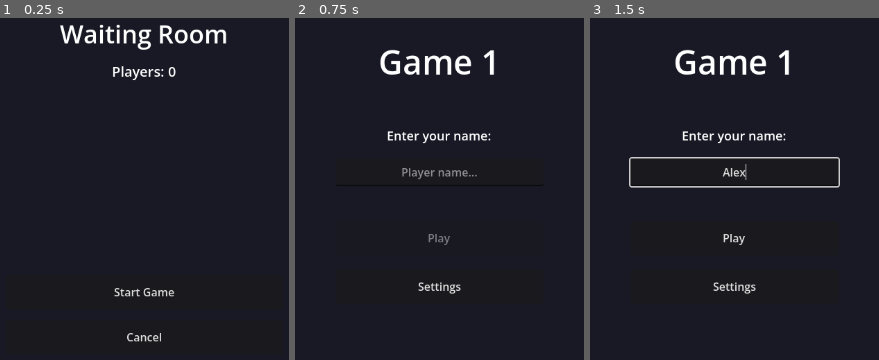
Above: before the commit, frames 1-3 (left to right).
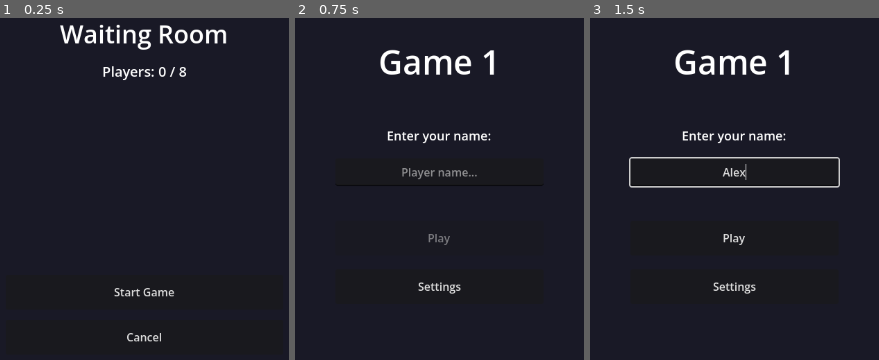
Above: after the commit, the same moments.

Repository: chomey/wairio-ware
Game: Godot game, scene res://scenes/waiting_room.tscn
The game is run twice, just before and just after one commit, with the same random seed, the same clock (stepped at 60 frames per second) and the same inputs. This scene is started directly instead of the project's main scene.
Inputs (mouse positions are in pixels of both pictures, inside the frame that each line leads up to):
- Up to frame 1 (0.25 s): no input
- Up to frame 2 (0.75 s): click "Cancel" at 0.5 s
- Up to frame 3 (1.5 s): click (734, 171) at 1.27 s; type "Alex" at 1.35 s

The runs differ from the first frame. In frame 1, 0.6% of the frame differs, in the area x 35-65%, y 14-19%; in frame 2, nothing differs; in frame 3, nothing differs.

Commit message:
feat: Task 2 - Waiting room with interactive player list and cancel support
Co-Authored-By: Claude Opus 4.6 <noreply@anthropic.com>

Diff:
--- a/scripts/waiting_room.gd
+++ b/scripts/waiting_room.gd
@@ -3,10 +3,13 @@
 @onready var player_count_label: Label = $CenterContainer/VBoxContainer/PlayerCount
 @onready var player_list: VBoxContainer = $CenterContainer/VBoxContainer/PlayerList
 @onready var start_button: Button = $CenterContainer/VBoxContainer/StartButton
+@onready var cancel_button: Button = $CenterContainer/VBoxContainer/CancelButton
 
 
 func _ready() -> void:
 	GameManager.players_changed.connect(_update_player_list)
+	multiplayer.peer_disconnected.connect(_on_peer_disconnected)
+	multiplayer.server_disconnected.connect(_on_server_disconnected)
 	# Only the server (host) can start the game
 	start_button.visible = multiplayer.is_server()
 	_update_player_list()
@@ -17,15 +20,37 @@
 	for child in player_list.get_children():
 		child.queue_free()
 
-	var count := GameManager.players.size()
-	player_count_label.text = "Players: %d" % count
+	var count: int = GameManager.players.size()
+	player_count_label.text = "Players: %d / %d" % [count, GameManager.MAX_PLAYERS]
 
-	for id in GameManager.players:
+	for id: int in GameManager.players:
+		var hbox := HBoxContainer.new()
+		hbox.alignment = BoxContainer.ALIGNMENT_CENTER
+
 		var label := Label.new()
-		label.text = GameManager.players[id]["name"]
+		var display_name: String = GameManager.players[id]["name"]
+		if id == 1:
+			display_name += "  [Host]"
+		label.text = display_name
 		label.horizontal_alignment = HORIZONTAL_ALIGNMENT_CENTER
 		label.add_theme_font_size_override("font_size", 22)
-		player_list.add_child(label)
+
+		var indicator := ColorRect.new()
+		indicator.custom_minimum_size = Vector2(12, 12)
+		indicator.color = Color(0.2, 0.8, 0.2, 1)  # Green = connected
+
+		hbox.add_child(indicator)
+		hbox.add_child(label)
+		player_list.add_child(hbox)
+
+
+func _on_peer_disconnected(id: int) -> void:
+	GameManager.remove_player(id)
+
+
+func _on_server_disconnected() -> void:
+	# Server left — go back to main menu
+	_cleanup_and_return()
 
 
 func _on_start_button_pressed() -> void:
@@ -35,8 +60,13 @@
 
 
 func _on_cancel_button_pressed() -> void:
-	multiplayer.multiplayer_peer.close()
-	multiplayer.multiplayer_peer = null
+	_cleanup_and_return()
+
+
+func _cleanup_and_return() -> void:
+	if multiplayer.multiplayer_peer != null:
+		multiplayer.multiplayer_peer.close()
+		multiplayer.multiplayer_peer = null
 	GameManager.players.clear()
 	GameManager.players_changed.emit()
 	get_tree().change_scene_to_file("res://scenes/main_menu.tscn")
@@ -46,3 +76,36 @@
 func _go_to_game() -> void:
 	GameManager.reset_scores()
 	get_tree().change_scene_to_file("res://scenes/timer_game.tscn")
+
+
+func _test_feature() -> void:
+	# Simulate some players in GameManager
+	GameManager.players.clear()
+	GameManager.add_player(1, "HostPlayer")
+	GameManager.add_player(2, "ClientPlayer")
+
+	_update_player_list()
+
+	# Verify player count label
+	assert(player_count_label.text == "Players: 2 / 8", "Player count label should show 2 / 8")
+
+	# Verify two entries in the list
+	# Note: queue_free is deferred, so new children are added on top;
+	# we count the HBoxContainers we just created
+	var hbox_count: int = 0
+	for child in player_list.get_children():
+		if child is HBoxContainer:
+			hbox_count += 1
+	assert(hbox_count == 2, "Player list should have 2 HBox entries")
+
+	# Verify start button visibility depends on server status
+	# (In test context multiplayer.is_server() may vary, so just check it's a bool)
+	assert(typeof(start_button.visible) == TYPE_BOOL, "Start button visible should be bool")
+
+	# Verify cancel button is always visible
+	assert(cancel_button.visible == true, "Cancel button should always be visible")
+
+	# Clean up
+	GameManager.players.clear()
+	GameManager.players_changed.emit()
+	print("WaitingRoom._test_feature(): All assertions passed!")
Not shown, changed: PRD.md
Not shown, changed: activity.md
